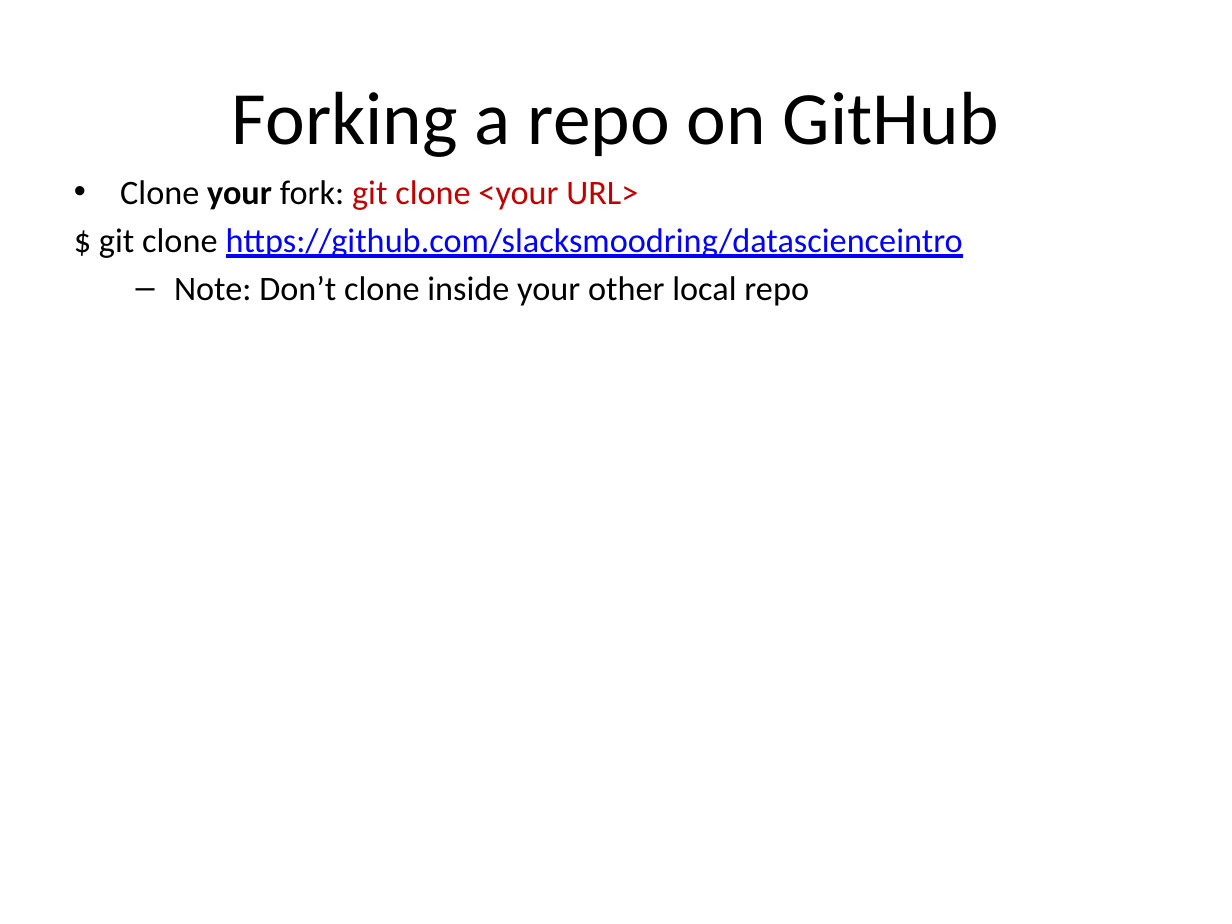
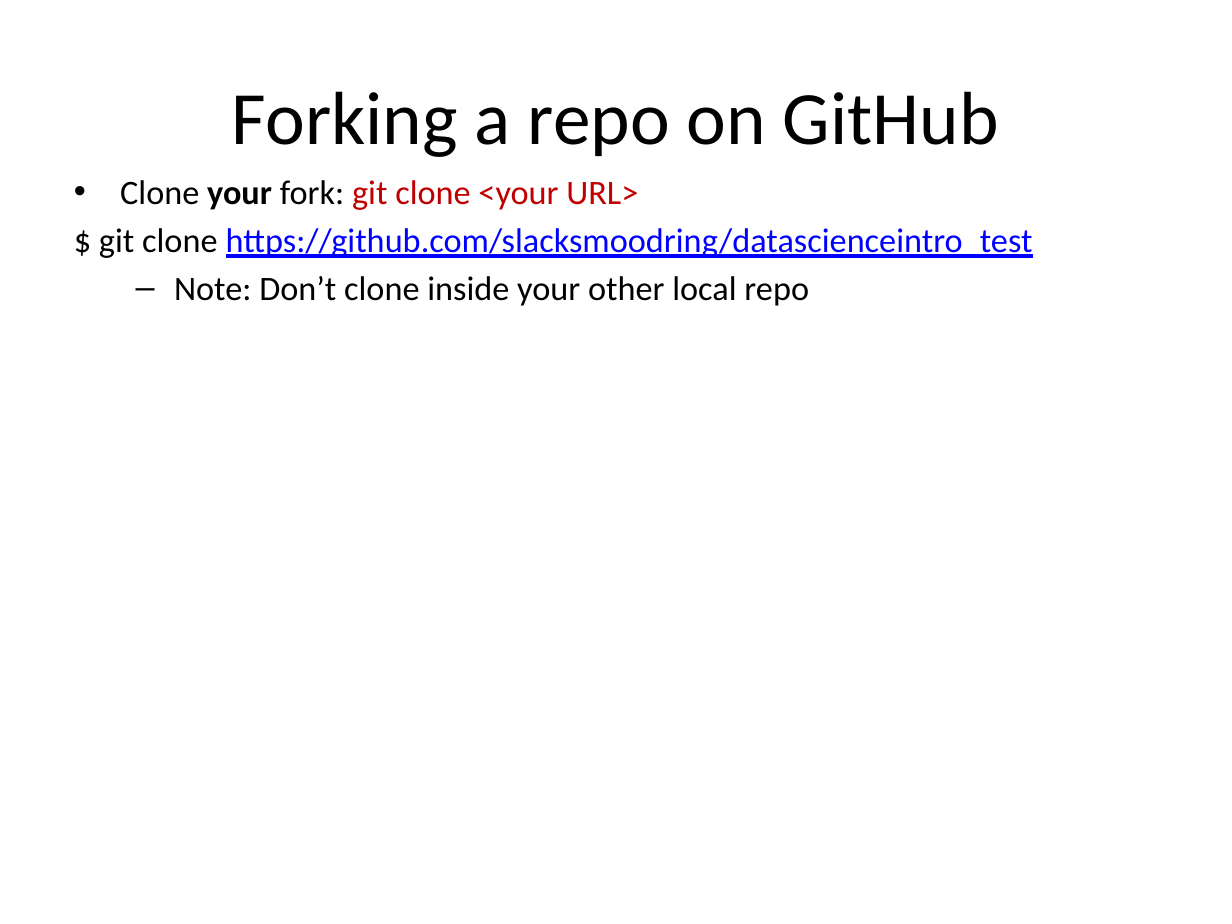
Before and after one commit to jayurbain/DataScienceIntro, a slide deck: slide 34 of slides/00_git_github.pptx. Drawn at 1232x924 pixels with LibreOffice and Linux fonts; fonts in the diff are those of the drawing. Boxes give left, top, right and bottom in pixels: in the first picture for what was removed or moved away, otherwise in the second. Text is boxed around its words. In the diff, an @@ line names an element or a change of style, - is before the commit and + after.

Commit message:
slide updates

```diff
--- a/slides/00_git_github.pptx
+++ b/slides/00_git_github.pptx
@@ text at bbox=[99, 228, 1033, 258]: text changed @@
-$ git clone https://github.com/slacksmoodring/datascienceintro
+$ git clone https://github.com/slacksmoodring/datascienceintro_test
```
Also in this commit, not shown: 2 other slides changed, 1 slide added, 1 other file.
